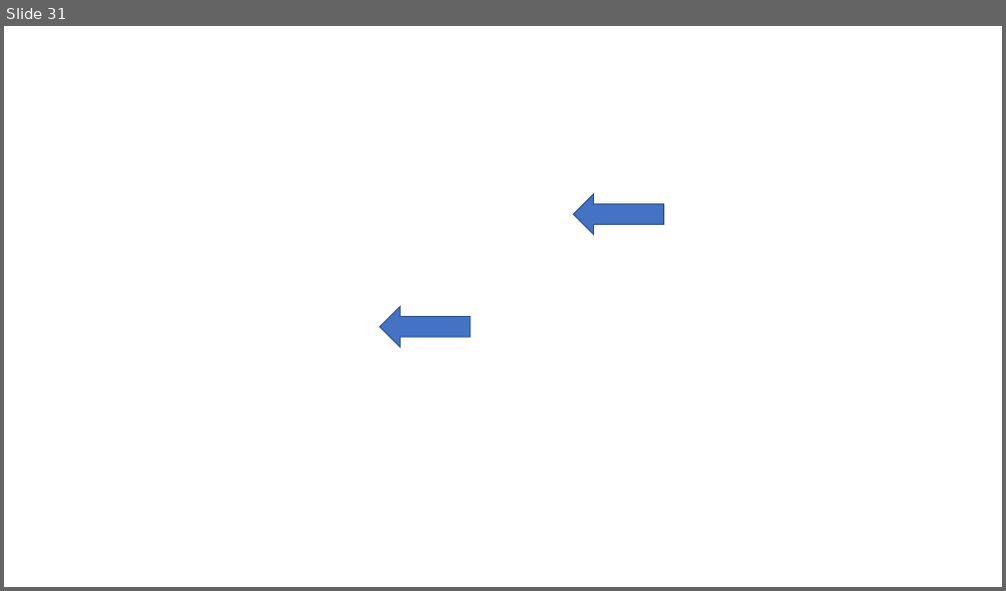
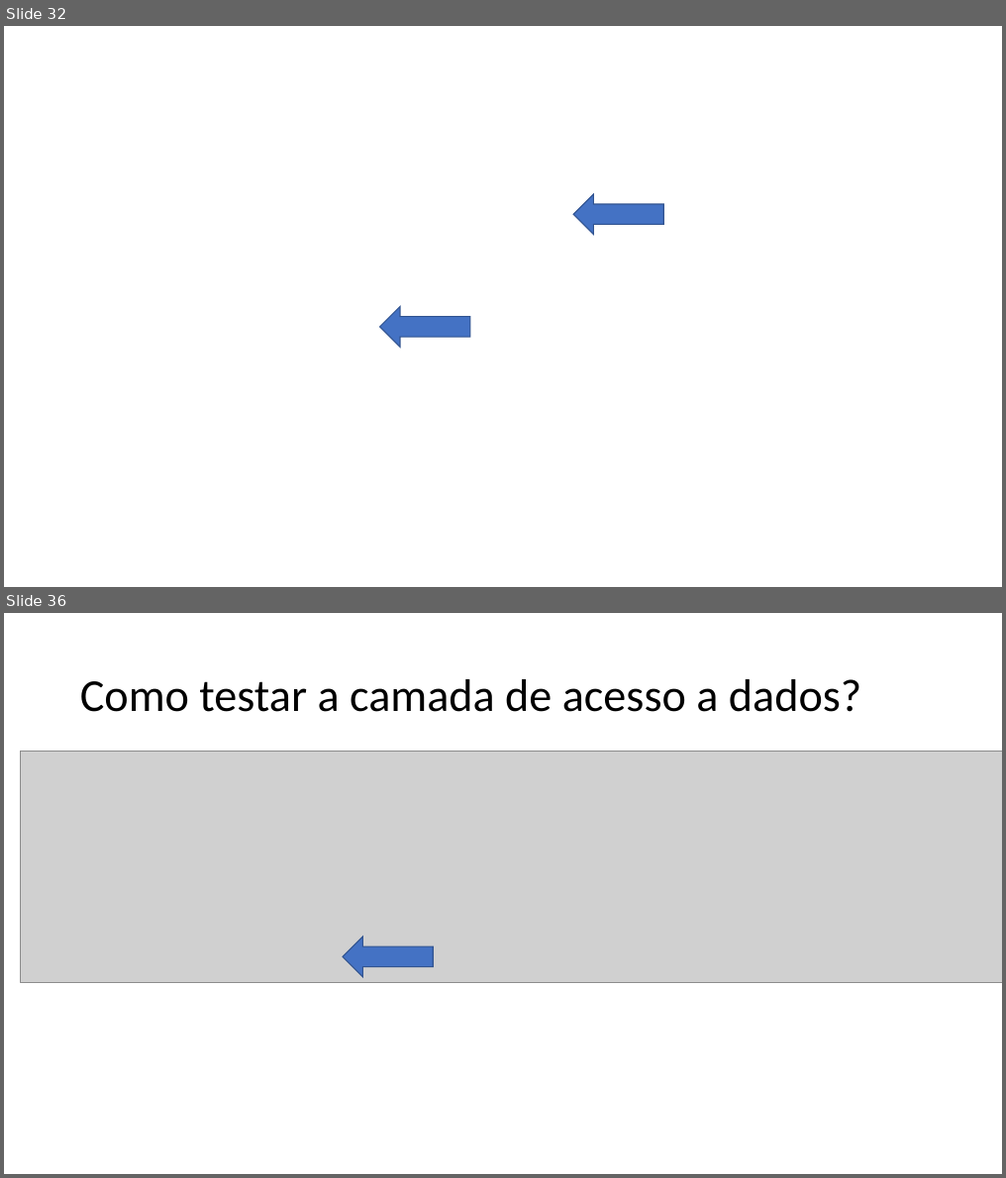
Before and after one commit to duarterafael/web-programming-classroom, a slide deck: classes/Aula 3-Backend-Startup - Camada model - Gerar BD.pptx. Shown one above the other, each under a label of ours: slide 31 before the commit, slides 32 and 36 after it; the slides between them are not shown. The pictures are 1006x591 and 1006x1178 pixels, drawn with LibreOffice and Linux fonts; fonts in the diff are those of the drawing; grey boxes stand for pictures; background and template pictures are left out. Boxes give left, top, right and bottom in pixels: in the first picture for what was removed or moved away, otherwise in the second. Text is boxed around its words. In the diff, an @@ line names an element or a change of style, - is before the commit and + after.

```diff
--- a/classes/Aula 3-Backend-Startup - Camada model - Gerar BD.pptx
+++ b/classes/Aula 3-Backend-Startup - Camada model - Gerar BD.pptx
@@ slide 36 added at (4, 613, 1002, 1174), background #FFFFFF @@
@@ title added at (80, 679, 861, 712), 44 pt, text #000000 @@
+Como testar a camada de acesso a dados?
@@ picture added at (21, 752, 1002, 983) @@
@@ left arrow added at (344, 937, 434, 977), fill #4472C4, outline #325491 1 pt @@
@@ what was slide 31 is now slide 32 @@
```
Also in this commit, not shown: 8 other slides added, 1 slide removed, 2 other files.
